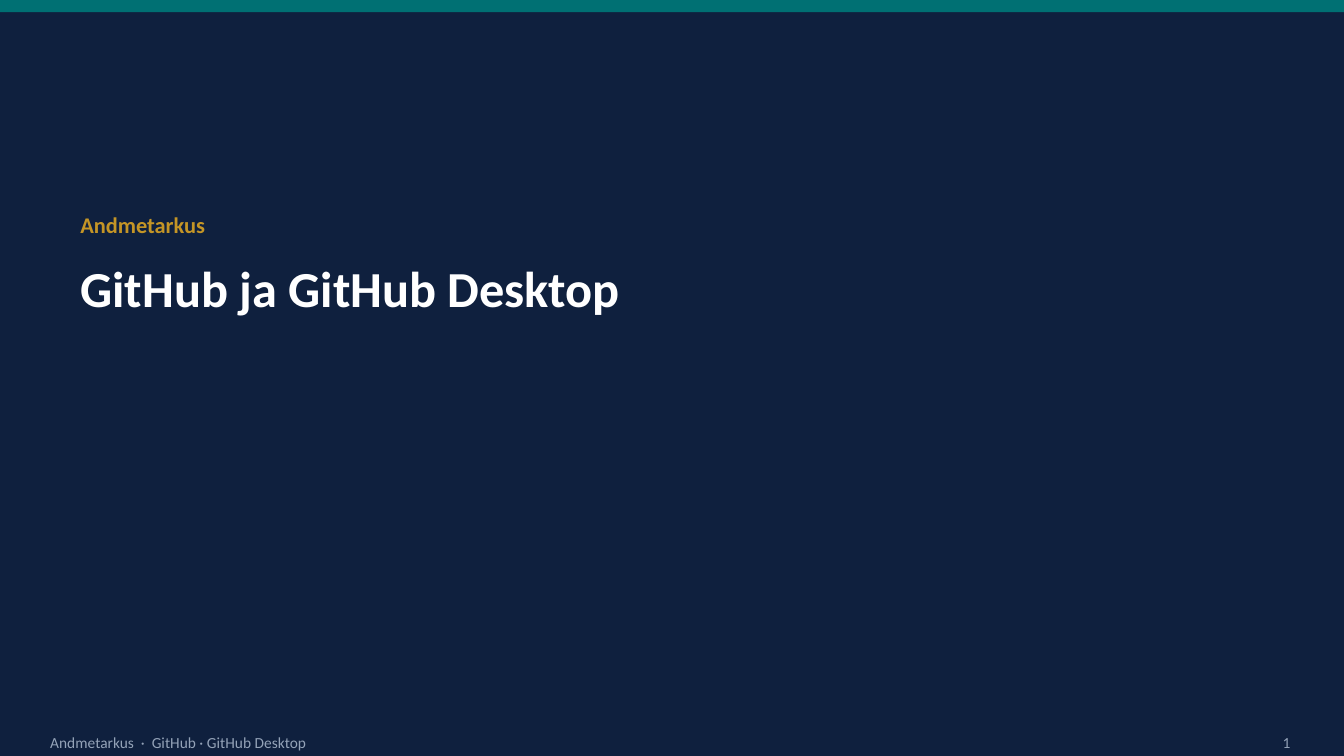
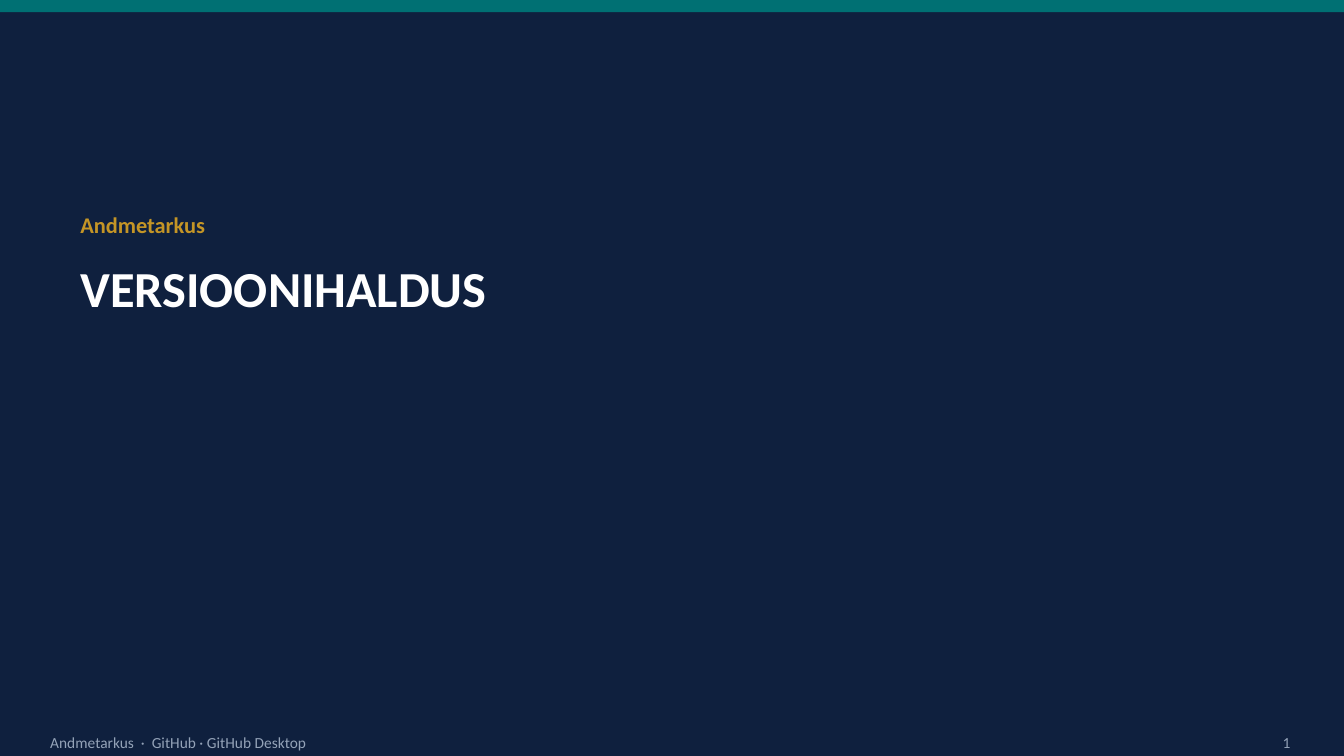
Before and after one commit to emilieabel/andmetarkus, a slide deck: slide 2 of Materjalid/Day15 AI Github/github-desktop-esitlus.pptx. Drawn at 1344x756 pixels with LibreOffice and Linux fonts; fonts in the diff are those of the drawing. Boxes give left, top, right and bottom in pixels: in the first picture for what was removed or moved away, otherwise in the second. Text is boxed around its words. In the diff, an @@ line names an element or a change of style, - is before the commit and + after.

```diff
--- a/Materjalid/Day15 AI Github/github-desktop-esitlus.pptx
+++ b/Materjalid/Day15 AI Github/github-desktop-esitlus.pptx
@@ text at box(80, 274, 486, 308): text changed @@
-GitHub ja GitHub Desktop
+VERSIOONIHALDUS
```
Also in this commit, not shown: 7 other slides changed, 5 slides added, 4 slides removed, 16 other files.
